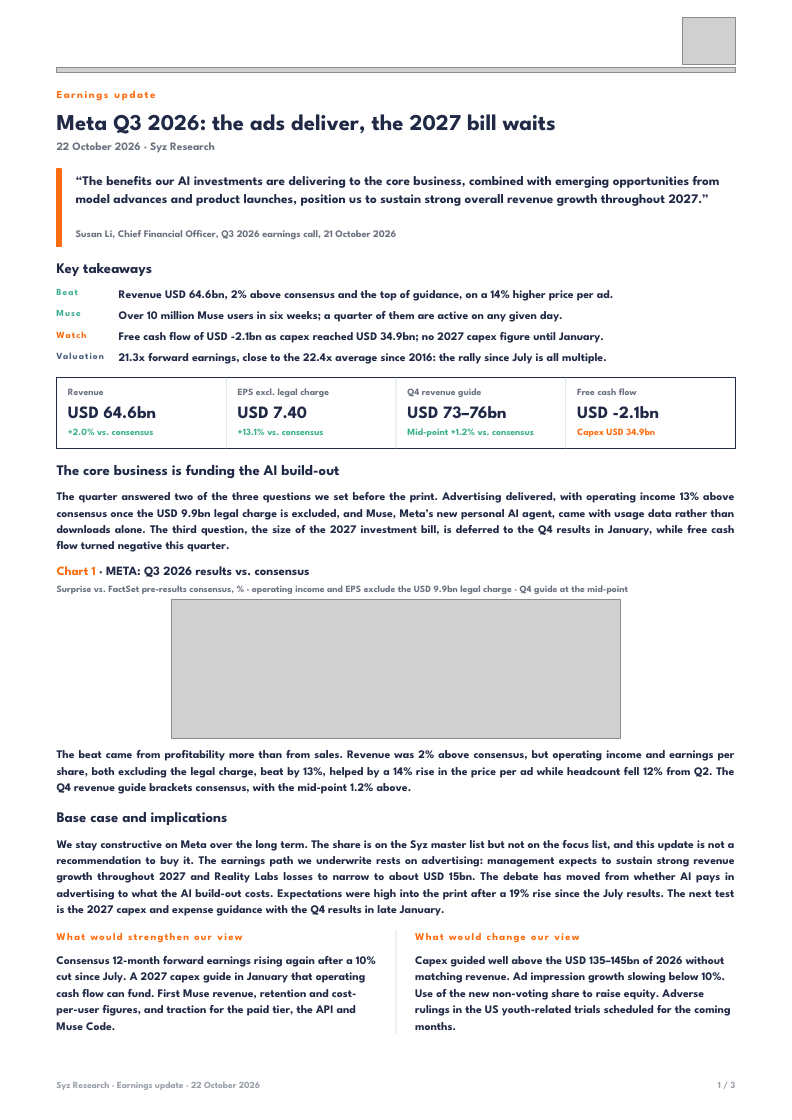
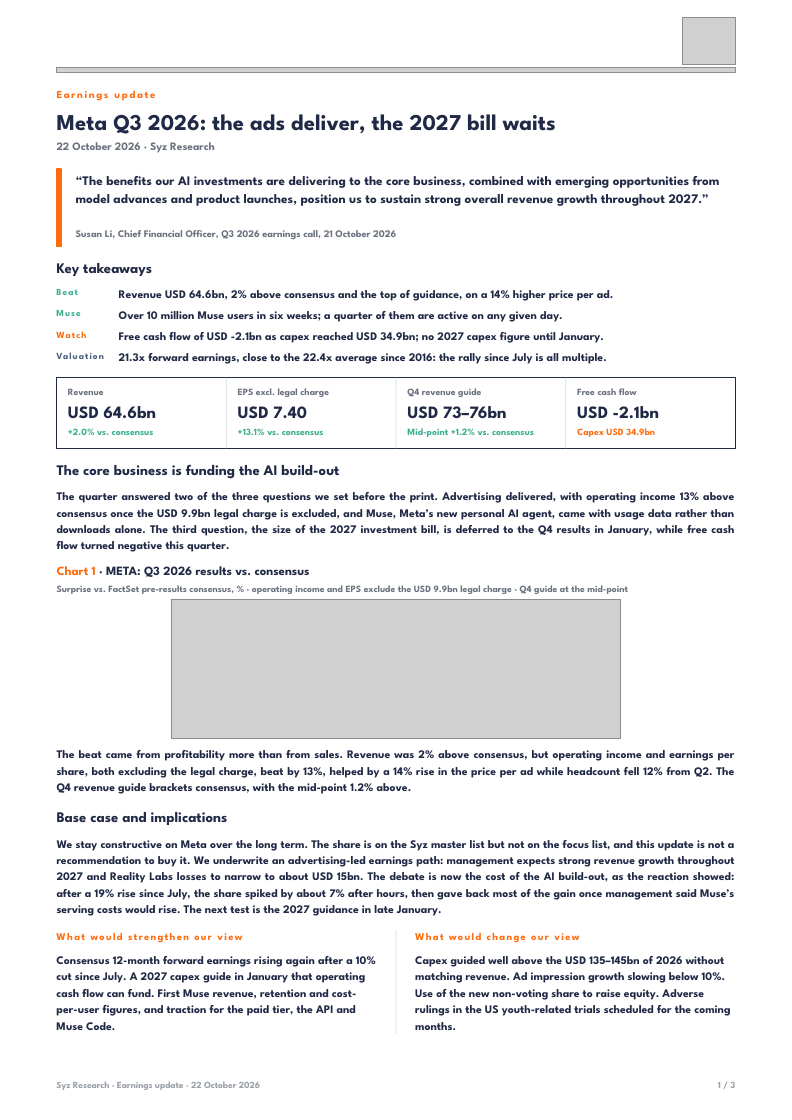
Before and after one commit to jb-db05/adhoc_Equity, a slide deck: slide 1 of notes/2026-10-21-meta-q3-results/syz-earnings/out/Earnings_Update_META_Q32026.pptx. Drawn at 792x1120 pixels with LibreOffice and Linux fonts; fonts in the diff are those of the drawing; grey boxes stand for pictures. Boxes give left, top, right and bottom in pixels: in the first picture for what was removed or moved away, otherwise in the second. Text is boxed around its words. In the diff, an @@ line names an element or a change of style, - is before the commit and + after.

```diff
--- a/notes/2026-10-21-meta-q3-results/syz-earnings/out/Earnings_Update_META_Q32026.pptx
+++ b/notes/2026-10-21-meta-q3-results/syz-earnings/out/Earnings_Update_META_Q32026.pptx
@@ text at box(57, 840, 735, 916): text changed @@
-We stay constructive on Meta over the long term. The share is on the Syz master list but not on the focus list, and this update is not a recommendation to buy it. The earnings path we underwrite rests on advertising: management expects to sustain strong revenue growth throughout 2027 and Reality Labs losses to narrow to about USD 15bn. The debate has moved from whether AI pays in advertising to what the AI build-out costs. Expectations were high into the print after a 19% rise since the July results. The next test is the 2027 capex and expense guidance with the Q4 results in late January.
+We stay constructive on Meta over the long term. The share is on the Syz master list but not on the focus list, and this update is not a recommendation to buy it. We underwrite an advertising-led earnings path: management expects strong revenue growth throughout 2027 and Reality Labs losses to narrow to about USD 15bn. The debate is now the cost of the AI build-out, as the reaction showed: after a 19% rise since July, the share spiked by about 7% after hours, then gave back most of the gain once management said Muse’s serving costs would rise. The next test is the 2027 guidance in late January.
```
Also in this commit, not shown: 1 other slide changed, 5 other files.
